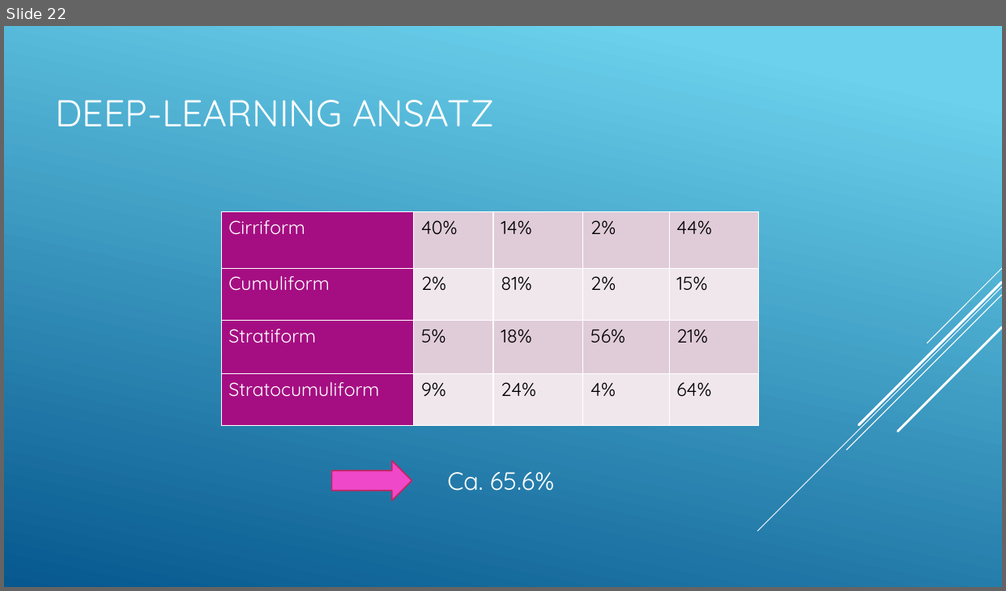
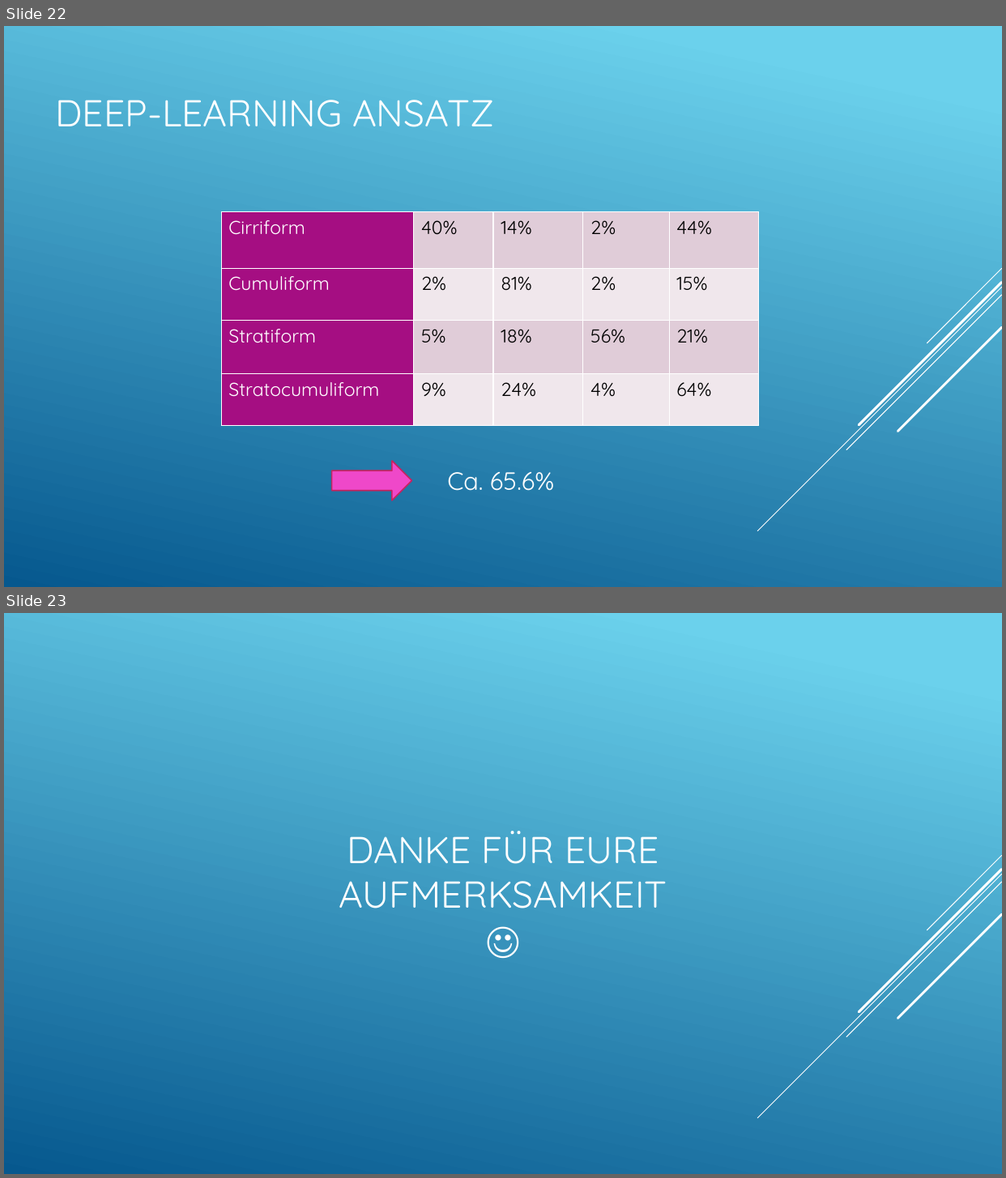
Before and after one commit to Menkeyshow/computer_vision_clouds, a slide deck: ausarbeitung/Wolken (1).pptx. Shown one above the other, each under a label of ours: slide 22 before the commit, slides 22 and 23 after it. The pictures are 1006x591 and 1006x1178 pixels, drawn with LibreOffice and Linux fonts; fonts in the diff are those of the drawing. Boxes give left, top, right and bottom in pixels: in the first picture for what was removed or moved away, otherwise in the second. Text is boxed around its words. In the diff, an @@ line names an element or a change of style, - is before the commit and + after.

```diff
--- a/ausarbeitung/Wolken (1).pptx
+++ b/ausarbeitung/Wolken (1).pptx
@@ slide 23 added at (x1=4, y1=613, x2=1002, y2=1174), background gradient #6ED2EB to #06588E; not listed: 5 template elements that a slide beside it also shows @@
@@ title added at (x1=339, y1=831, x2=667, y2=909), 36 pt, text #FFFFFF @@
+DANKE FÜR EURE AUFMERKSAMKEIT
+☺
```
Also in this commit, not shown: 2 slides changed.
